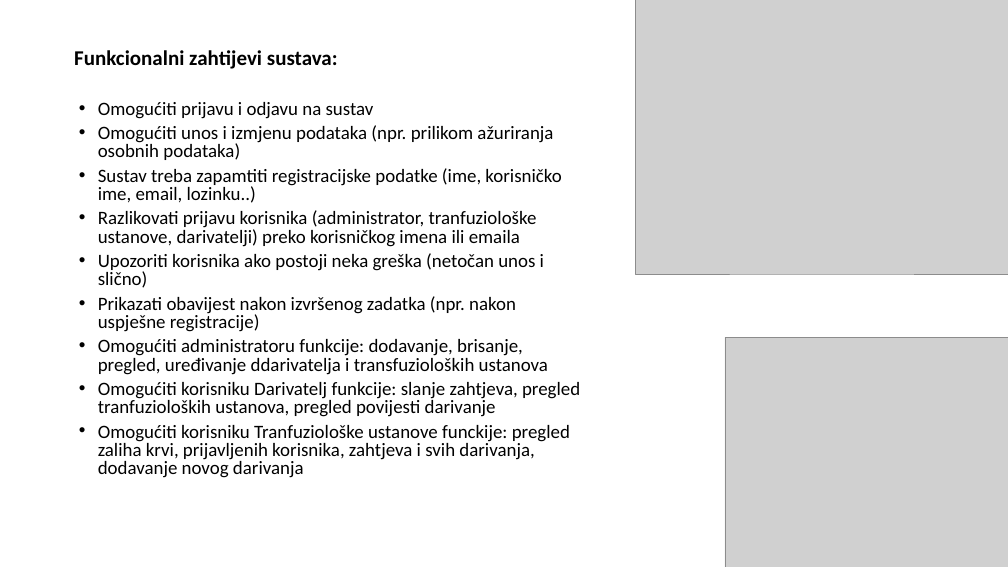
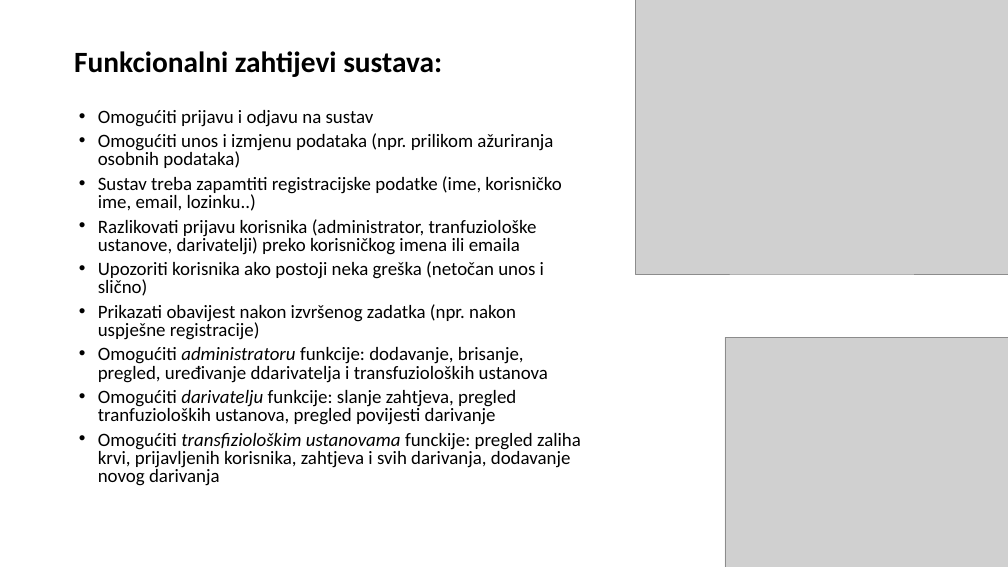
Before and after one commit to MarijanaOmazic/Prezentacija, a slide deck: slide 6 of Blood_register.pptx (slide 4 before the commit). Drawn at 1008x567 pixels with LibreOffice and Linux fonts; fonts in the diff are those of the drawing; grey boxes stand for pictures; background and template pictures are left out. Boxes give left, top, right and bottom in pixels: in the first picture for what was removed or moved away, otherwise in the second. Text is boxed around its words. In the diff, an @@ line names an element or a change of style, - is before the commit and + after.

```diff
--- a/Blood_register.pptx
+++ b/Blood_register.pptx
@@ text at (x1=74, y1=51, x2=548, y2=383): size 20 to 28 pt in "Funkcionalni zahtijevi sustava:"; italic on in "administratoru" @@
@@ text at (x1=98, y1=390, x2=581, y2=486): text changed @@
-• Omogućiti korisniku Darivatelj funkcije: slanje zahtjeva, pregled tranfuzioloških ustanova, pregled povijesti darivanje
-• Omogućiti korisniku Tranfuziološke ustanove funckije: pregled zaliha krvi, prijavljenih korisnika, zahtjeva i svih darivanja, dodavanje novog darivanja
+• Omogućiti darivatelju funkcije: slanje zahtjeva, pregled tranfuzioloških ustanova, pregled povijesti darivanje
+• Omogućiti transfiziološkim ustanovama funckije: pregled zaliha krvi, prijavljenih korisnika, zahtjeva i svih darivanja, dodavanje novog darivanja
```
Also in this commit, not shown: 9 other slides changed, 4 slides added.
